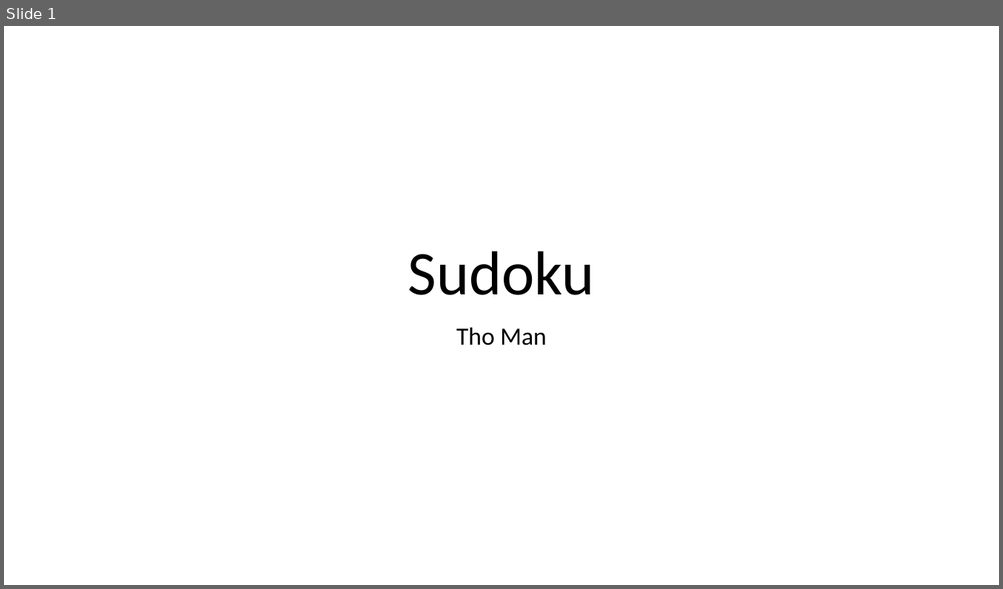
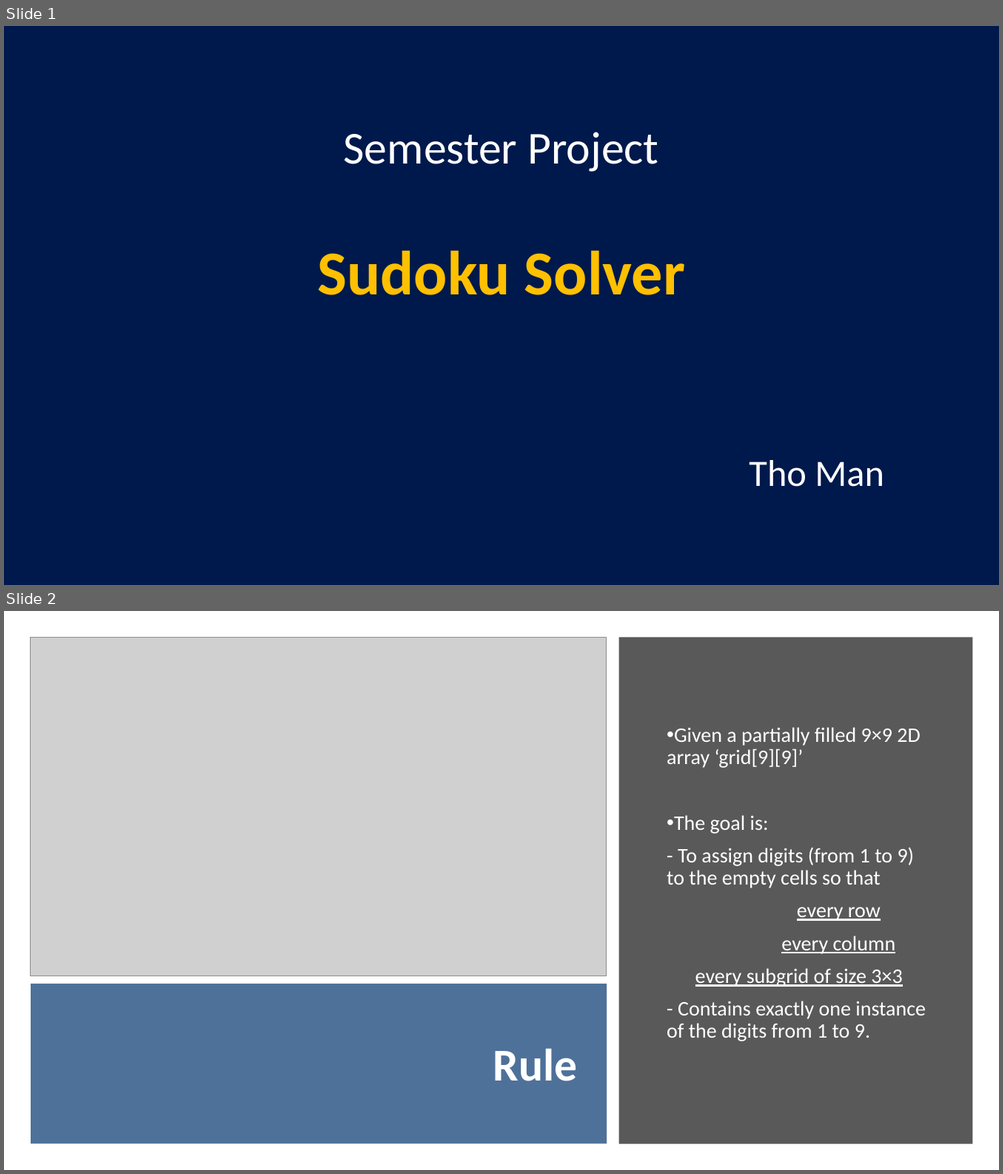
Before and after one commit to thoquocman/Sudoku, a slide deck: proposal/ThoMan_Sudoku_ProposalSlides.pptx. Shown one above the other, each under a label of ours: slide 1 before the commit, slides 1 and 2 after it. The pictures are 1003x589 and 1003x1174 pixels, drawn with LibreOffice and Linux fonts; fonts in the diff are those of the drawing; grey boxes stand for pictures. Boxes give left, top, right and bottom in pixels: in the first picture for what was removed or moved away, otherwise in the second. Text is boxed around its words. In the diff, an @@ line names an element or a change of style, - is before the commit and + after.

```diff
--- a/proposal/ThoMan_Sudoku_ProposalSlides.pptx
+++ b/proposal/ThoMan_Sudoku_ProposalSlides.pptx
@@ slide 2 added at (4, 611, 999, 1170), background #FFFFFF @@
@@ picture added at (30, 637, 606, 976) @@
@@ rectangle added at (619, 637, 973, 1145), fill #595959 @@
@@ subtitle added at (666, 727, 925, 1042), 20 pt, text #FFFFFF @@
+• Given a partially filled 9×9 2D array ‘grid[9][9]’
+• The goal is:
+- To assign digits (from 1 to 9) to the empty cells so that
+every row
+every column
+every subgrid of size 3×3
+- Contains exactly one instance of the digits from 1 to 9.
@@ rectangle added at (31, 984, 607, 1145), fill #456A95 at 95% opacity @@
@@ title added at (493, 1049, 578, 1082), 44 pt, text #FFFFFF, bold @@
+Rule
@@ slide 1 changed as well @@
@@ background #FFFFFF to #00194C @@
@@ title at (317, 132, 685, 295): text changed; size 60 to 44.1 pt; text colour #000000 to #FFFFFF @@
-Sudoku
+Semester Project
+Sudoku Solver
@@ subtitle "Tho Man": place and size @@
-subtitle "Tho Man" at (456, 327, 546, 346)
+subtitle "Tho Man" at (748, 460, 884, 487)
@@ subtitle "Tho Man" at (748, 460, 884, 487): size 24 to 36 pt, text colour #000000 to #FFFFFF @@
```
Also in this commit, not shown: 5 other slides added, 1 slide removed.
